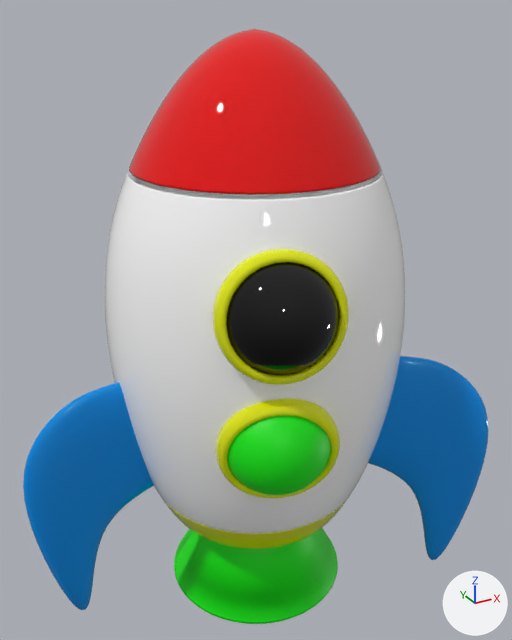
One commit to the FBX model Frontend/public/rocket.fbx: the scene before it, then after it.
Camera for both pictures: a 50 mm camera at (-1.93, -3.51, 1.93) aimed at (0.05, 0.08, 0.14). Lighting does not change. The marker at lower right points along +X, +Y and +Z.
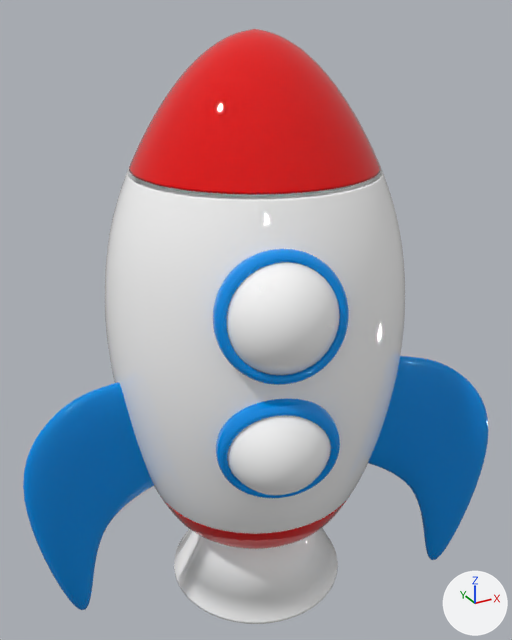
What differs and where, as boxes [x1, y1, x2, y2] in the pictures (512 x 640 px):
part 1 of me_sphere_010, recoloured: [160, 496, 347, 549] in both
part 2 of me_sphere_010, recoloured (yellow to blue): [212, 249, 349, 498] in both
part 3 of me_sphere_010, recoloured (black to white): [227, 262, 340, 375] in both
part 4 of me_sphere_010, recoloured (green to white): [174, 416, 338, 624] in both

Diff of the bpy script that builds the scene:
```diff
--- a/Frontend/public/rocket.fbx.py
+++ b/Frontend/public/rocket.fbx.py
@@ me_sphere_010 @@
 me_sphere_010.from_pydata(...)  # 44261 vertices, 45876 faces; spans x -1.49..1.23, y -1.03..1.33, z -1.69..1.84
 # used by ob_sphere_003; location = (0.0, 0.0, 0.0)
+# me_sphere_010 part 1: 7360 of the faces centred in x -0.68..0.68, y -0.68..0.68, z -1.17..-0.5 switch from mat_material_017 (yellow #e1e704) to mat_material_015 (red #e70002)
+# me_sphere_010 part 2: 6656 of the faces centred in x -0.61..0.04, y -0.98..-0.6, z -0.52..0.89 switch from mat_material_017 (yellow #e1e704) to mat_material_016 (blue #008de7)
+# me_sphere_010 part 3: all 192 faces that had it switch from mat_material_018 (black #000000) to mat_material_014 (white #ffffff)
+# me_sphere_010 part 4: all 3700 faces that had it switch from mat_material_012 (green #00e701) to mat_material_014 (white #ffffff)
```
